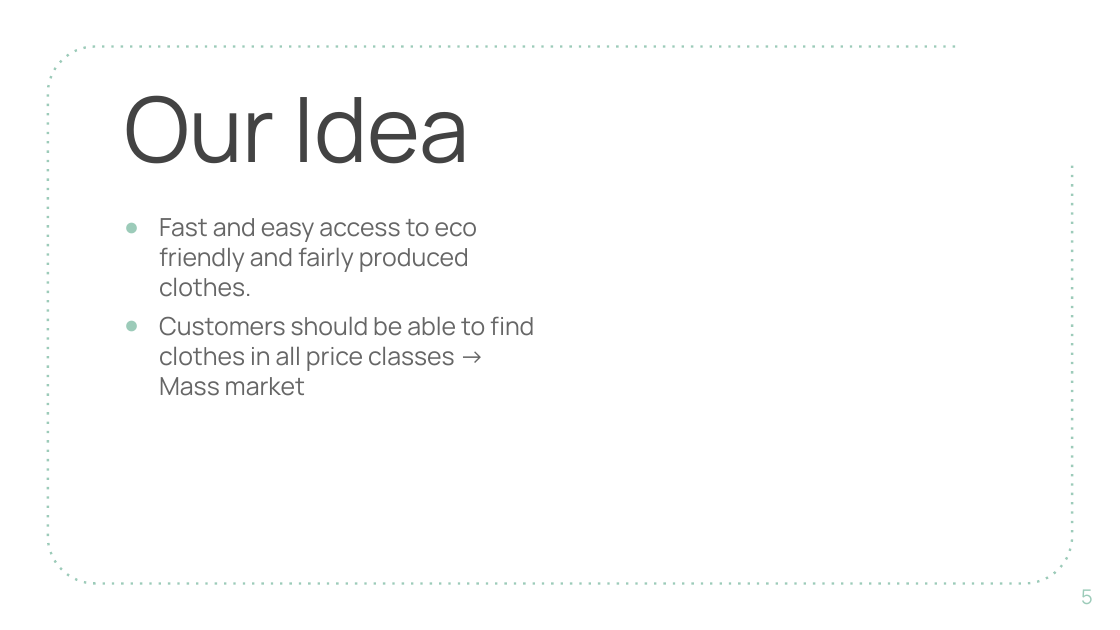
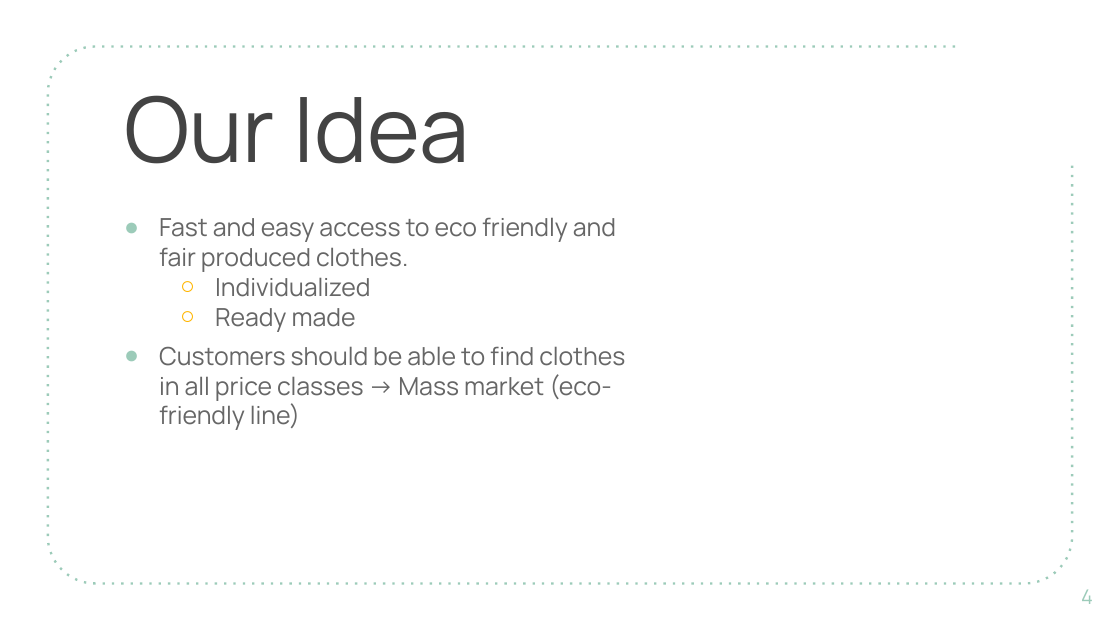
Before and after one commit to DigiBP/digibp-andermatt, a slide deck: slide 4 of Documentation/Presentations/PresentationDigiBP.pptx (slide 5 before the commit). Drawn at 1120x630 pixels with LibreOffice and Linux fonts; fonts in the diff are those of the drawing; background and template pictures are left out. Boxes give left, top, right and bottom in pixels: in the first picture for what was removed or moved away, otherwise in the second. Text is boxed around its words. In the diff, an @@ line names an element or a change of style, - is before the commit and + after.

```diff
--- a/Documentation/Presentations/PresentationDigiBP.pptx
+++ b/Documentation/Presentations/PresentationDigiBP.pptx
@@ text at [159, 217, 625, 430]: text changed @@
-● Fast and easy access to eco friendly and fairly produced clothes.
-● Customers should be able to find clothes in all price classes → Mass market
+● Fast and easy access to eco friendly and fair produced clothes.
+  ○ Individualized
+  ○ Ready made
+● Customers should be able to find clothes in all price classes → Mass market (eco-friendly line)
@@ page number at [1081, 589, 1093, 604]: text changed @@
-5
+4
```
Also in this commit, not shown: 4 other slides changed, 2 slides added.
